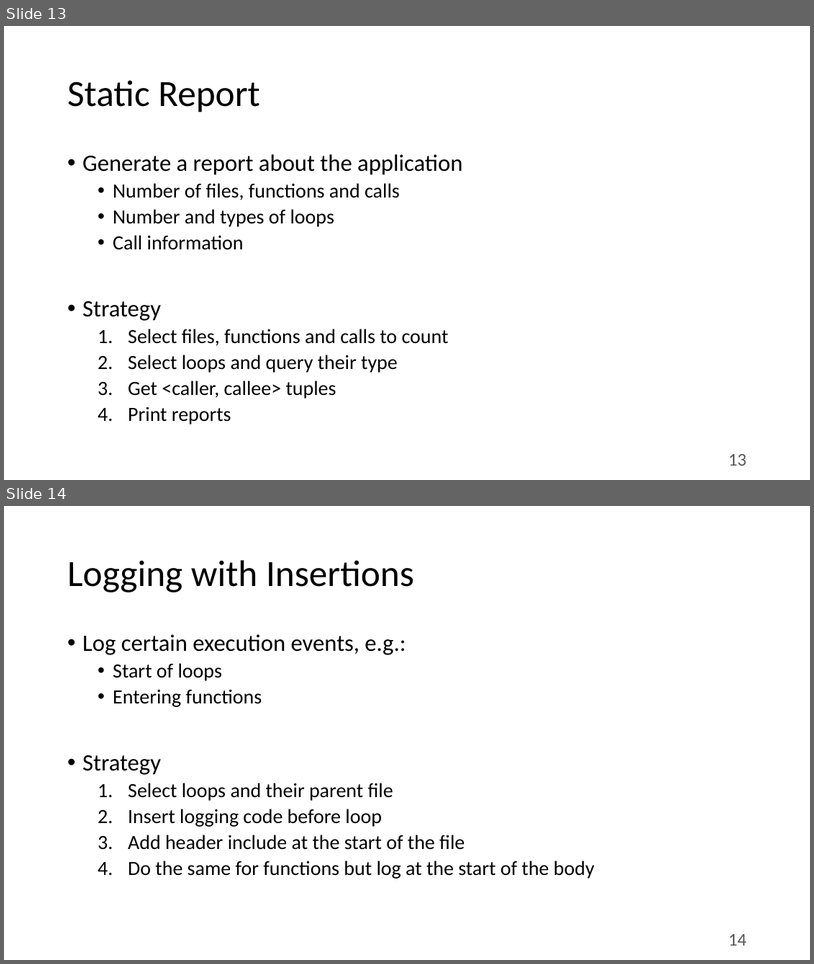
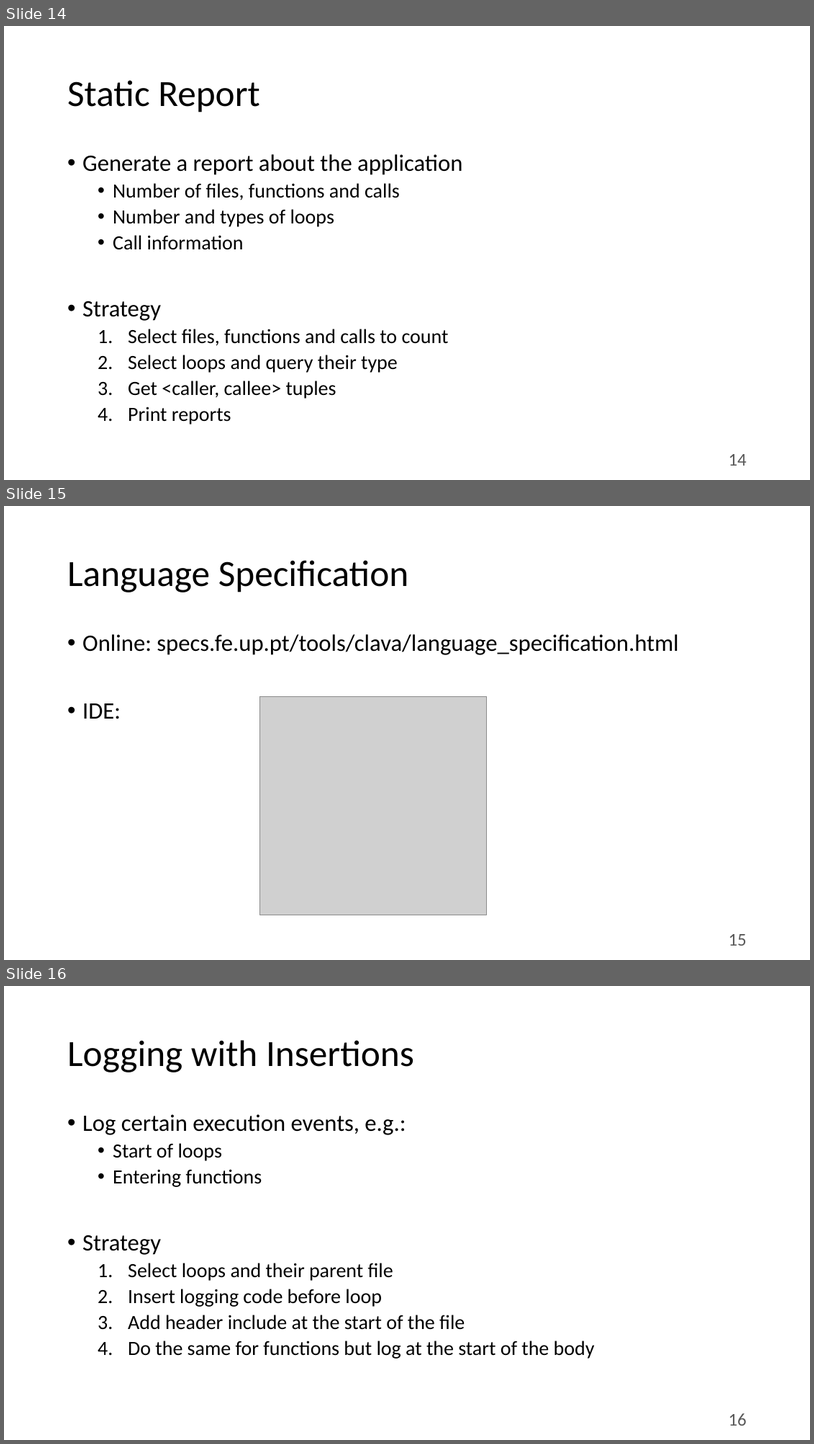
Before and after one commit to specs-feup/specs-lara, a slide deck: Tutorial-2018-INDIN/Clava-Tutorial.pptx. Shown one above the other, each under a label of ours: slides 13 and 14 before the commit, slides 14, 15 and 16 after it. The pictures are 814x964 and 814x1444 pixels, drawn with LibreOffice and Linux fonts; fonts in the diff are those of the drawing; grey boxes stand for pictures; background and template pictures are left out. Boxes give left, top, right and bottom in pixels: in the first picture for what was removed or moved away, otherwise in the second. Text is boxed around its words. In the diff, an @@ line names an element or a change of style, - is before the commit and + after.

```diff
--- a/Tutorial-2018-INDIN/Clava-Tutorial.pptx
+++ b/Tutorial-2018-INDIN/Clava-Tutorial.pptx
@@ slide 15 added at box(4, 506, 810, 960), background #FFFFFF @@
@@ title added at box(67, 560, 409, 592), 33 pt, text #000000 @@
+Language Specification
@@ text added at box(82, 634, 679, 719), 21 pt, text #000000 @@
+• Online: specs.fe.up.pt/tools/clava/language_specification.html
+• IDE:
@@ picture added at box(260, 696, 487, 915) @@
@@ page number added at box(729, 934, 747, 945), 16 pt, text #595959 @@
+15
@@ what was slide 13 is now slide 14 @@
@@ page number at box(729, 454, 747, 465): text changed @@
-13
+14
@@ what was slide 14 is now slide 16 @@
@@ page number at box(729, 1413, 747, 1425): text changed @@
-14
+16
```
Also in this commit, not shown: 9 slides changed, 9 other slides added, 2 slides removed, 5 other files.
